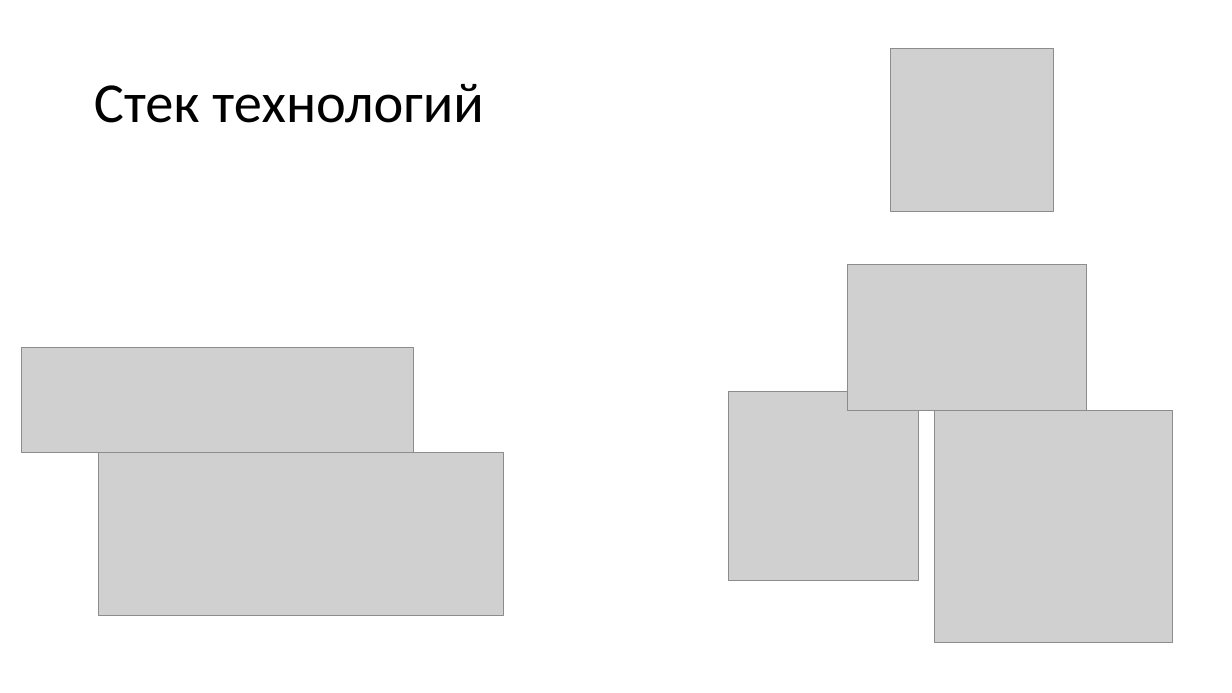
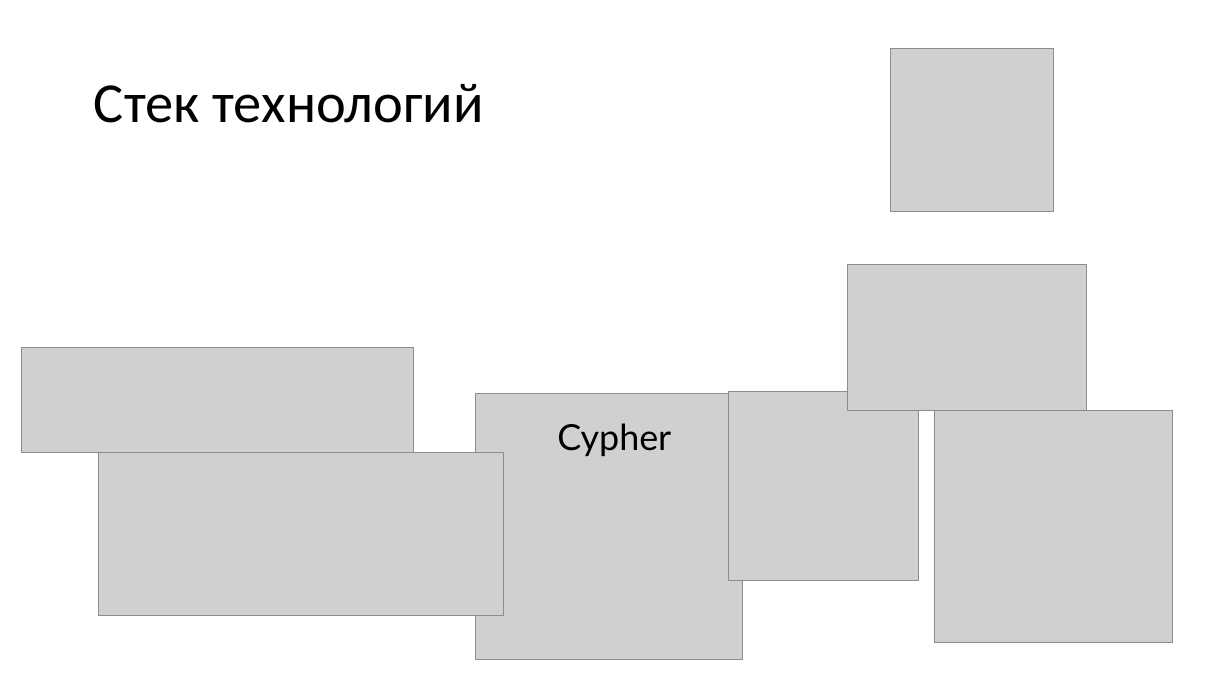
Before and after one commit to RubanZ/TenderHack_md, a slide deck: slide 2 of presentation.pptx. Drawn at 1232x693 pixels with LibreOffice and Linux fonts; fonts in the diff are those of the drawing; grey boxes stand for pictures. Boxes give left, top, right and bottom in pixels: in the first picture for what was removed or moved away, otherwise in the second. Text is boxed around its words. In the diff, an @@ line names an element or a change of style, - is before the commit and + after.

```diff
--- a/presentation.pptx
+++ b/presentation.pptx
@@ picture added at [476,394,742,660] @@
@@ text added at [557,423,671,456], 28 pt, text #000000 @@
+Cypher
```
Also in this commit, not shown: 1 other slide changed, 1 slide added, 1 slide removed.
